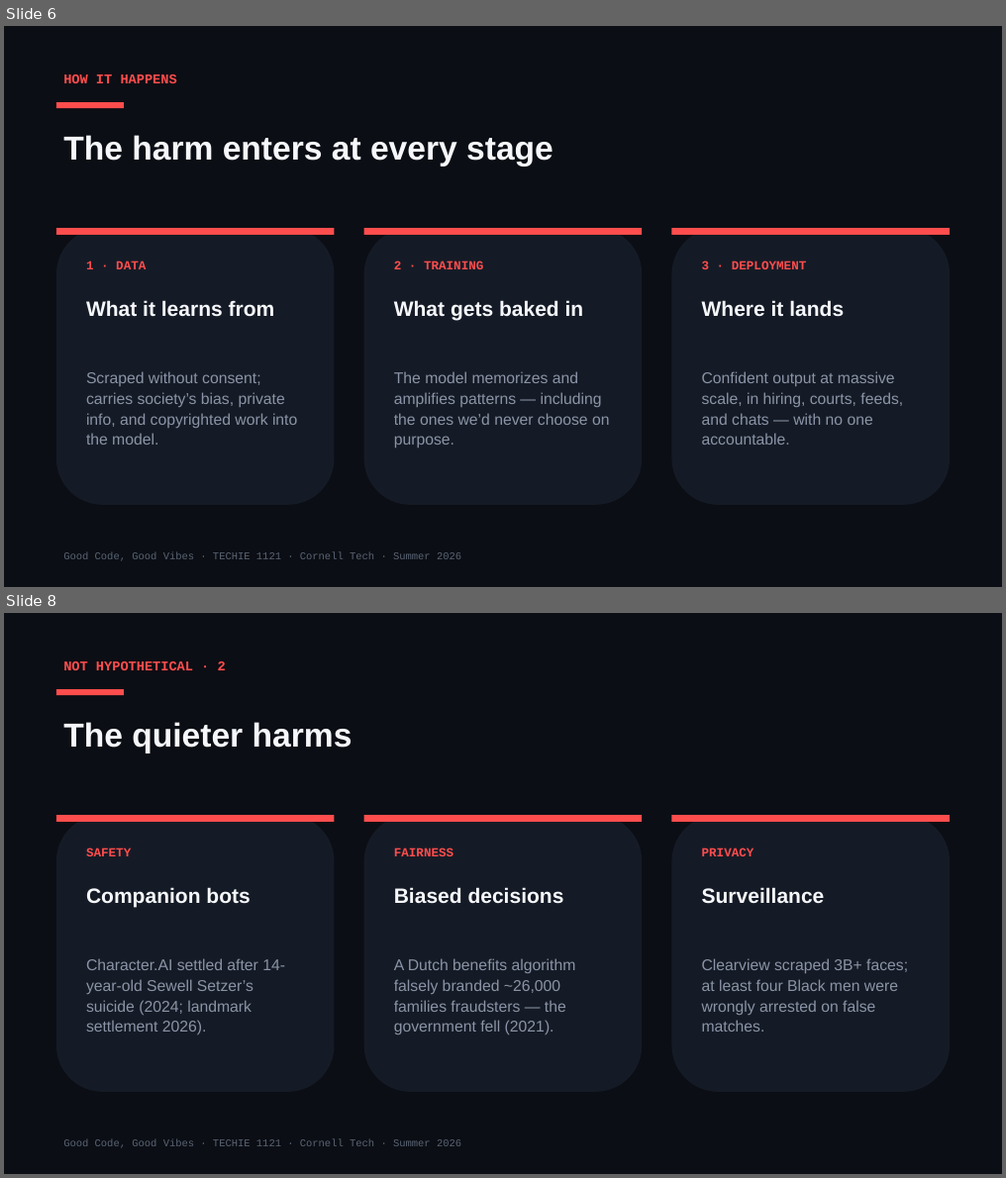
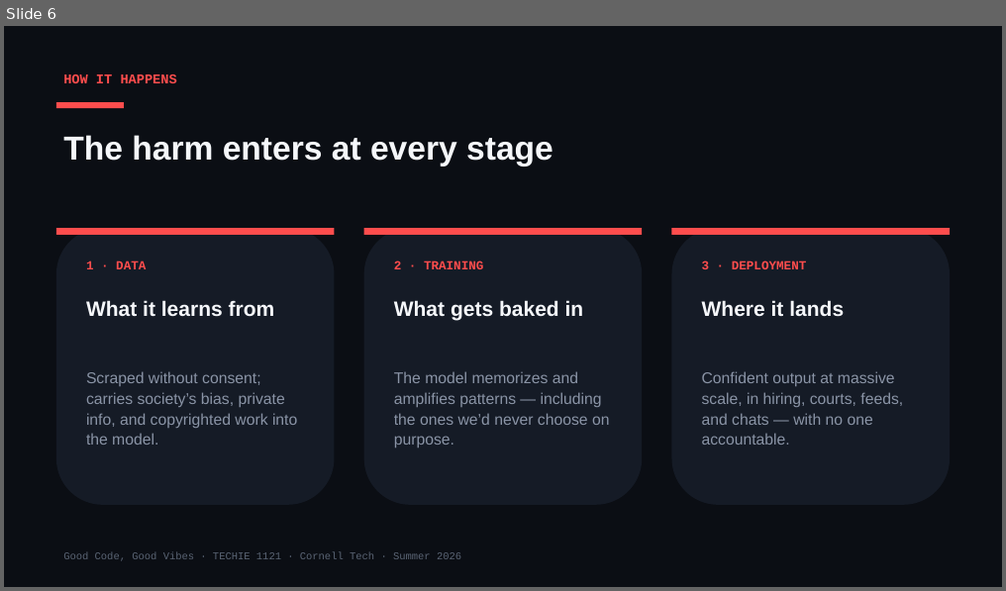
Before and after one commit to Cornell-Tech-Vibe-Coding-Summer-2026/website, a slide deck: slides/Week2-Wed-AI-Against-AI.pptx. Shown one above the other, each under a label of ours: slides 6 and 8 before the commit, slide 6 after it; the slides between them are not shown. The pictures are 1006x1178 and 1006x591 pixels, drawn with LibreOffice and Linux fonts; fonts in the diff are those of the drawing. Boxes give left, top, right and bottom in pixels: in the first picture for what was removed or moved away, otherwise in the second. Text is boxed around its words. In the diff, an @@ line names an element or a change of style, - is before the commit and + after.

```diff
--- a/slides/Week2-Wed-AI-Against-AI.pptx
+++ b/slides/Week2-Wed-AI-Against-AI.pptx
@@ slide 8 removed at bbox=[4, 613, 1002, 1174], background #0B0E14 @@
@@ text removed at bbox=[63, 662, 226, 670] @@
-NOT HYPOTHETICAL · 2
@@ rectangle removed at bbox=[56, 689, 124, 695] @@
@@ text removed at bbox=[63, 722, 352, 754] @@
-The quieter harms
@@ rounded rectangle removed at bbox=[56, 815, 334, 1092] @@
@@ rectangle removed at bbox=[56, 815, 334, 822] @@
@@ rounded rectangle removed at bbox=[364, 815, 642, 1092] @@
@@ rectangle removed at bbox=[364, 815, 642, 822] @@
@@ rounded rectangle removed at bbox=[672, 815, 949, 1092] @@
@@ rectangle removed at bbox=[672, 815, 949, 822] @@
@@ text removed at bbox=[86, 848, 131, 857] @@
-SAFETY
@@ text removed at bbox=[394, 848, 453, 857] @@
-FAIRNESS
@@ text removed at bbox=[702, 848, 754, 857] @@
-PRIVACY
@@ text removed at bbox=[86, 887, 250, 907] @@
-Companion bots
@@ text removed at bbox=[394, 887, 564, 904] @@
-Biased decisions
@@ text removed at bbox=[702, 887, 825, 904] @@
-Surveillance
@@ text removed at bbox=[86, 959, 285, 1035] @@
-Character.AI settled after 14-year-old Sewell Setzer’s suicide (2024; landmark settlement 2026).
@@ text removed at bbox=[394, 959, 576, 1035] @@
-A Dutch benefits algorithm falsely branded ~26,000 families fraudsters — the government fell (2021).
@@ text removed at bbox=[702, 959, 908, 1032] @@
-Clearview scraped 3B+ faces; at least four Black men were wrongly arrested on false matches.
@@ text removed at bbox=[63, 1140, 461, 1149] @@
-Good Code, Good Vibes · TECHIE 1121 · Cornell Tech · Summer 2026
```
Also in this commit, not shown: 2 slides changed, 2 slides added, 5 other files.
